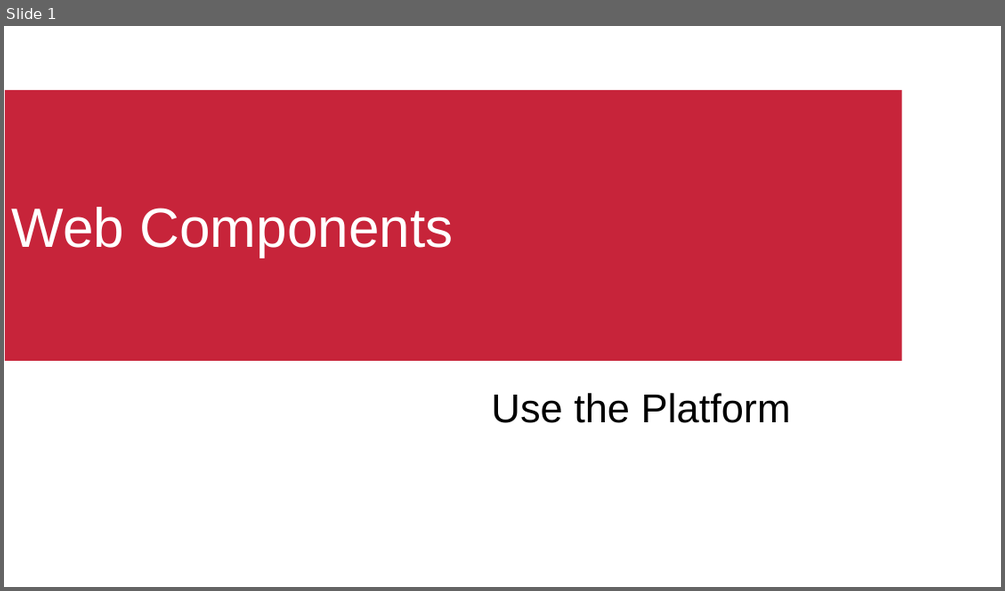
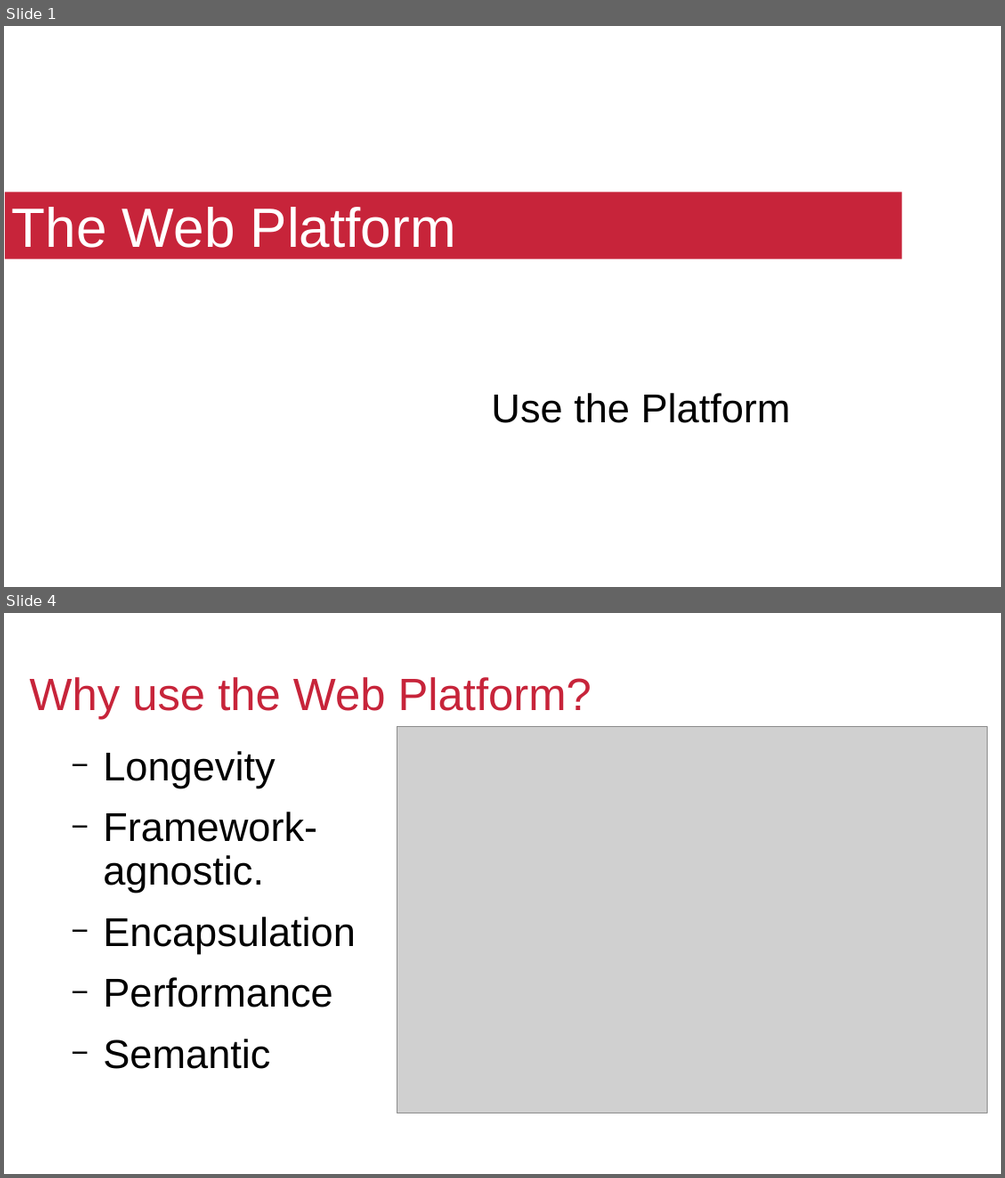
Before and after one commit to QuiWorks/wc-presentation, a slide deck: wc-pp-presentation.odp. Shown one above the other, each under a label of ours: slide 1 before the commit, slides 1 and 4 after it; the slides between them are not shown. The pictures are 1005x591 and 1005x1178 pixels, drawn with LibreOffice and Linux fonts; fonts in the diff are those of the drawing; grey boxes stand for pictures; background and template pictures are left out. Boxes give left, top, right and bottom in pixels: in the first picture for what was removed or moved away, otherwise in the second. Text is boxed around its words. In the diff, an @@ line names an element or a change of style, - is before the commit and + after.

```diff
--- a/wc-pp-presentation.odp
+++ b/wc-pp-presentation.odp
@@ slide 4 added at (4,613,1001,1174), background #FFFFFF @@
@@ title added at (30,677,591,720), 36 pt, text #C7243A @@
+Why use the Web Platform?
@@ picture added at (396,727,987,1113) @@
@@ text added at (103,751,356,1069), 32 pt, text #000000 @@
+  − Longevity
+  − Framework-agnostic.
+  − Encapsulation
+  − Performance
+  − Semantic
@@ page number added at (761,1148,994,1174), 14 pt, text #FFFFFF @@
+4
@@ slide 1 changed as well @@
@@ title "The Web Platform": place and size @@
-title "The Web Platform" at (5,90,902,361)
+title "The Web Platform" at (5,192,902,258)
@@ title at (12,207,456,248): text changed @@
-Web Components
+The Web Platform
```
Also in this commit, not shown: 4 other slides changed, 1 other slide added, 6 slides removed.
